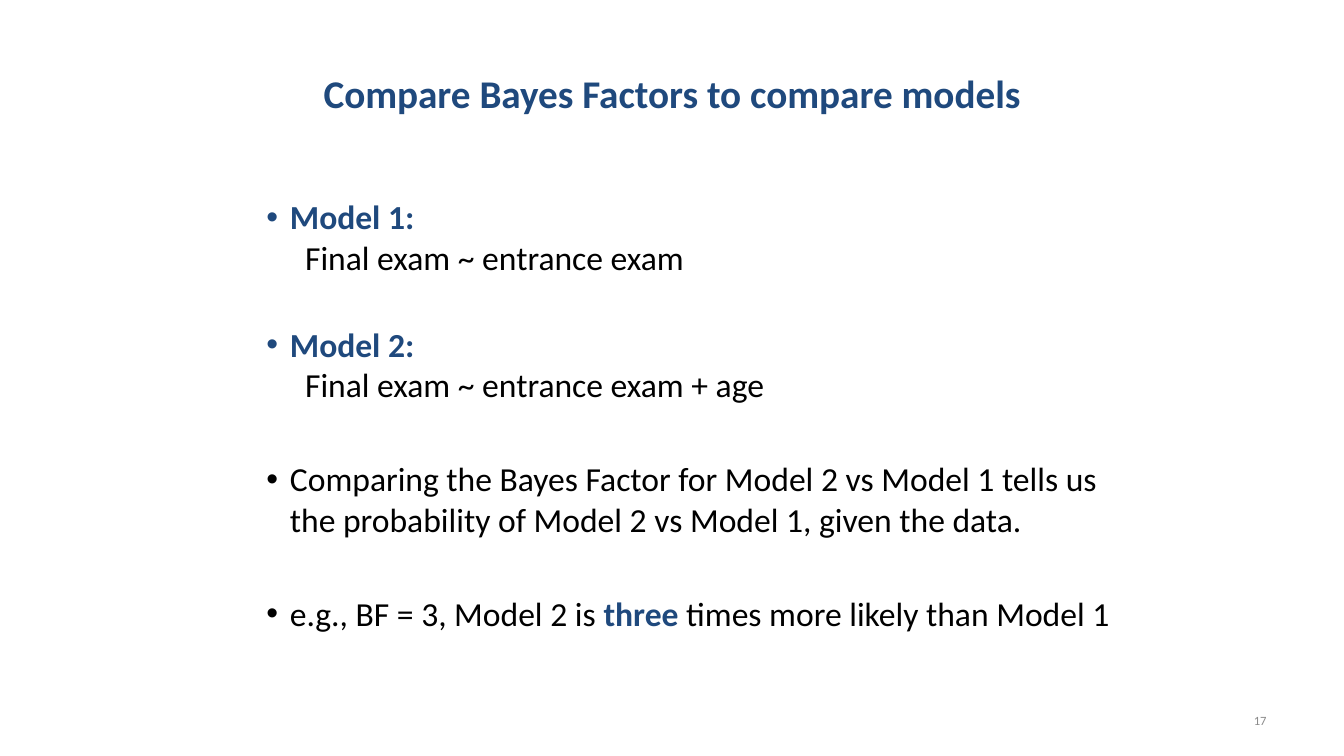
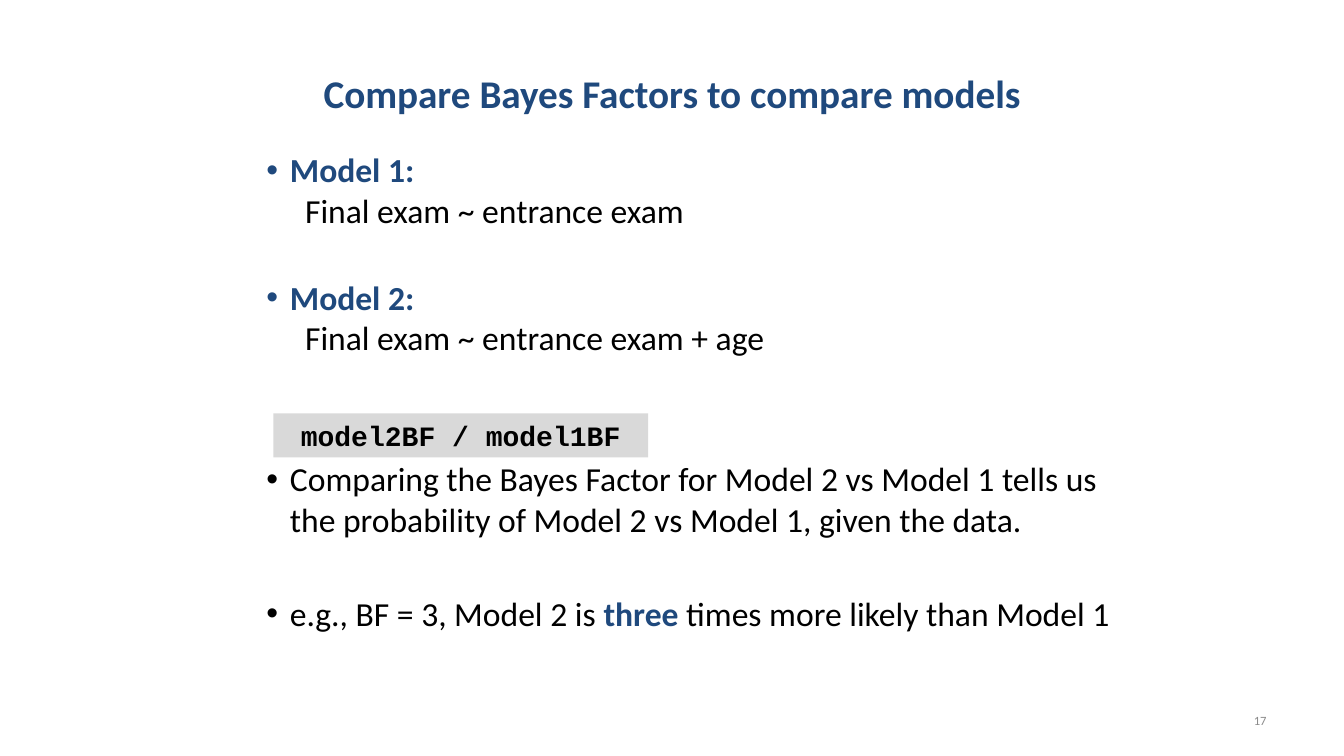
Before and after one commit to chrisjberry/datafluencyCB, a slide deck: slide 17 of docs/slides/PSYC753_Chris2.pptx. Drawn at 1344x756 pixels with LibreOffice and Linux fonts; fonts in the diff are those of the drawing. Boxes give left, top, right and bottom in pixels: in the first picture for what was removed or moved away, otherwise in the second. Text is boxed around its words. In the diff, an @@ line names an element or a change of style, - is before the commit and + after.

```diff
--- a/docs/slides/PSYC753_Chris2.pptx
+++ b/docs/slides/PSYC753_Chris2.pptx
@@ text "Model 1: Final exam ~ ..." rewrapped from (290, 205, 1109, 632) to (290, 158, 1109, 632) @@
@@ rectangle added at (273, 413, 648, 458), fill #D9D9D9, 20 pt, text #000000, bold @@
+model2BF / model1BF
```
Also in this commit, not shown: 10 other slides changed, 1 other file.
